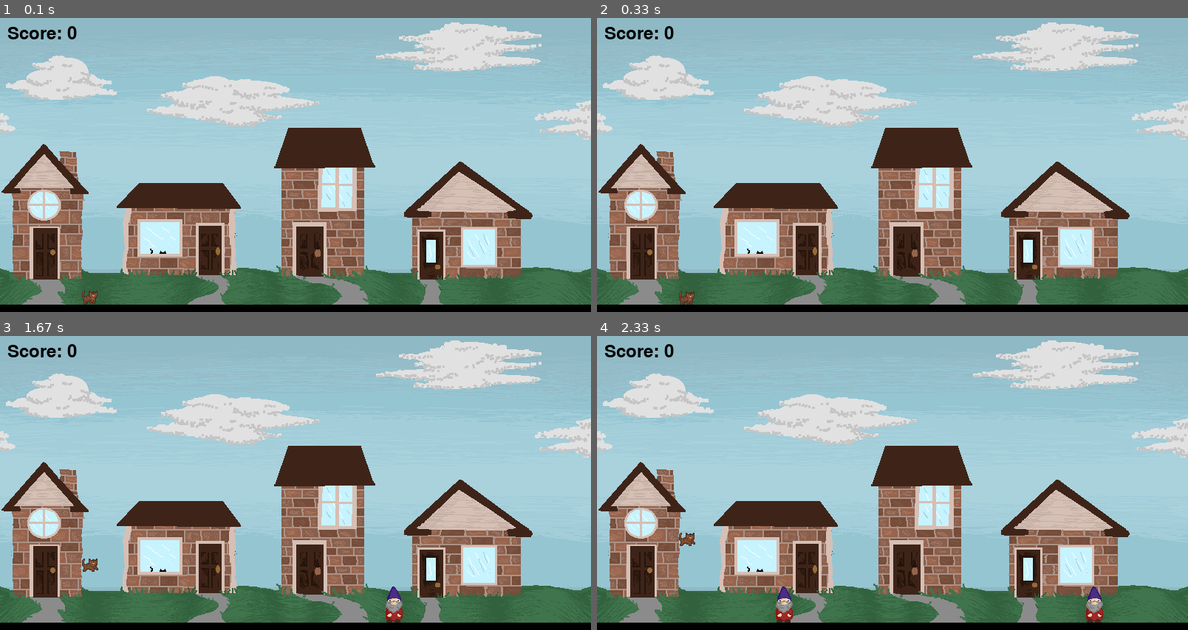
Above: before the commit, frames 1-4 (two rows, left to right).
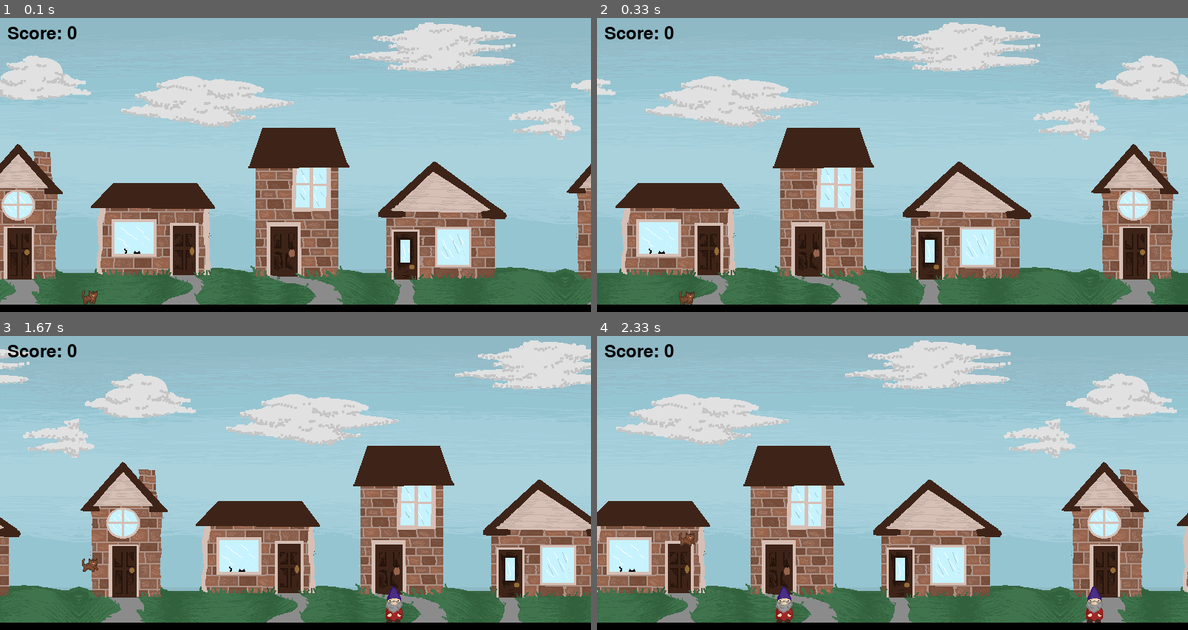
Above: after the commit, the same moments.

Repository: AGLovett/FinalProject
Game: pygame game, started from src/KittyRun.py
The game is run twice, just before and just after one commit, with the same random seed, the same clock (stepped at 60 frames per second) and the same inputs.
Inputs:
- Up to frame 1 (0.1 s): no input
- Up to frame 2 (0.33 s): no input
- Up to frame 3 (1.67 s): tap Space at 0.33, 0.73, 1.03, 1.23, 1.57 s
- Up to frame 4 (2.33 s): tap Space at 1.87, 2.07 s

The runs differ from the first frame. In frame 1, 34% of the frame differs, in the area x 0-100%, y 1-98%; in frame 2, 51%; in frame 3, 52%; in frame 4, 47%.

Commit message:
background finally moves!!!!!!!

Diff:
--- a/src/KittyRun.py
+++ b/src/KittyRun.py
@@ -145,11 +145,11 @@
             if event.type == pygame.QUIT:
                 running = False
             if event.type == pygame.KEYDOWN:
-                if event.key == pygame.K_SPACE and event.key == pygame.K_SPACE:
+                if event.key == pygame.K_SPACE:
                     player.jump()
 
 
-
+        background.update()
 
         # Spawn obstacles every 60 frames (~1 second at 60 FPS)
         if spawn_timer >= 60:
